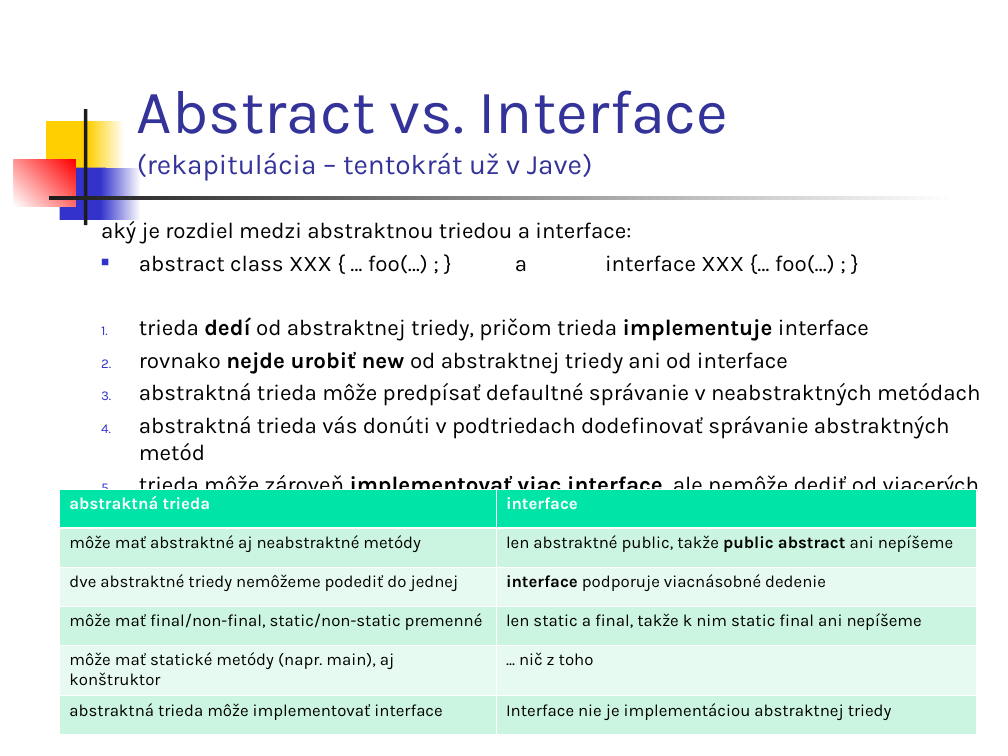
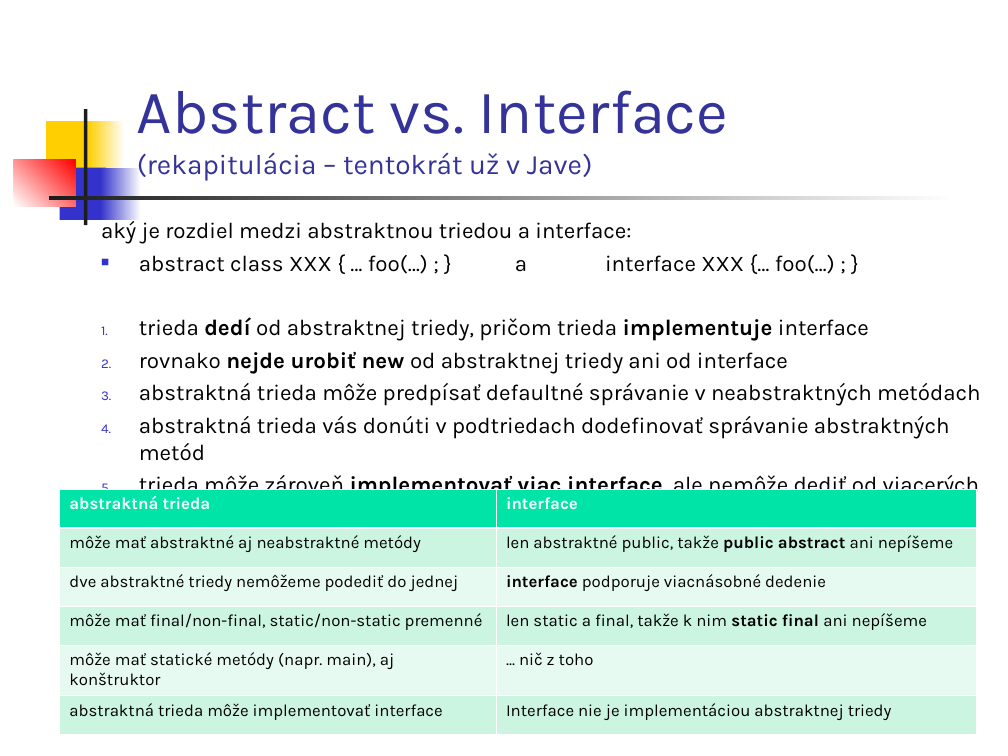
Before and after one commit to Programovanie4/Prednasky, a slide deck: slide 4 of 05/05_java.ppt. Drawn at 1008x756 pixels with LibreOffice and Linux fonts; fonts in the diff are those of the drawing. Boxes give left, top, right and bottom in pixels: in the first picture for what was removed or moved away, otherwise in the second. Text is boxed around its words. In the diff, an @@ line names an element or a change of style, - is before the commit and + after.

```diff
--- a/05/05_java.ppt
+++ b/05/05_java.ppt
@@ table at (x1=59, y1=489, x2=976, y2=734) @@
@@ bold on in "static final" @@
```
Also in this commit, not shown: 2 other files.
